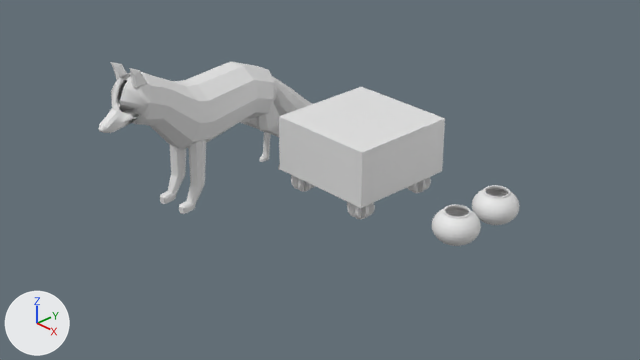
What one commit did to the Blender file Final Project/fox_scene1.blend.
Rendered twice from the file's camera 'Camera'. Lighting does not change. The marker at lower left points along +X, +Y and +Z.

The scene before the commit, as lines of its bpy script (objects in view):
```python
ob_cube = bpy.data.objects.new('Cube', me_cube)
ob_cube.location = (0.13, 0.12, 0.77)
ob_cube.scale = (1.0, 1.0, 0.5)
ob_fox = bpy.data.objects.new('Fox', me_fox_cylinder_001)
ob_fox.location = (-1.84, -1.26, -0.23)
ob_fox.rotation_euler = (1.571, 0.0, -3.075)  # degrees (90, 0, -176)
ob_fox.scale = (0.602, 0.602, 0.602)
ob_gocontainer1 = bpy.data.objects.new('GoContainer1', me_sphere_001)
ob_gocontainer1.location = (2.45, -0.04, 0.15)
ob_gocontainer1.scale = (-0.393, -0.393, -0.295)
ob_gocontainer2 = bpy.data.objects.new('GoContainer2', me_sphere_002)
ob_gocontainer2.location = (2.45, 0.96, 0.15)
ob_gocontainer2.scale = (-0.393, -0.393, -0.295)
ob_sphere_002 = bpy.data.objects.new('Sphere.002', me_sphere_003)
ob_sphere_002.location = (0.83, 0.82, 0.08)
ob_sphere_002.scale = (0.24, 0.24, 0.192)
ob_sphere_003 = bpy.data.objects.new('Sphere.003', me_sphere_004)
ob_sphere_003.location = (0.83, -0.58, 0.08)
ob_sphere_003.scale = (0.24, 0.24, 0.192)
ob_sphere_005 = bpy.data.objects.new('Sphere.005', me_sphere_006)
ob_sphere_005.location = (-0.57, -0.58, 0.08)
ob_sphere_005.scale = (0.24, 0.24, 0.192)
```
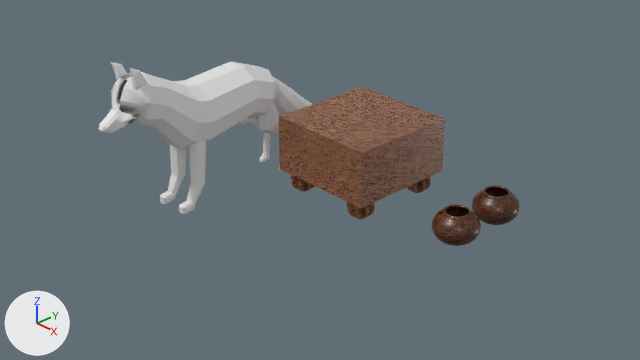
Boxes [x1, y1, x2, y2] around the edits, measured in the pictures (640 x 360 px):
'Cube', surface changed (white to brown)
    both: [279, 87, 445, 208]
'GoContainer1', recoloured (white to brown)
    both: [432, 205, 481, 246]
'GoContainer2', recoloured (white to brown)
    both: [472, 185, 519, 225]
'Grid', added
    after: [288, 88, 439, 149]
'Sphere.003', recoloured (grey to brown)
    both: [347, 202, 375, 219]
'Sphere.002', recoloured (grey to brown)
    both: [407, 177, 431, 193]
'Sphere.005', recoloured (grey to brown)
    both: [291, 175, 315, 191]

What changed in the scene script:
```text
Change mat_material_001:
    remove # nodes: BsdfPrincipled, OutputMaterial
    nodes: BsdfPrincipled, Mapping, OutputMaterial, TexCoord, TexNoise, TexVoronoi, ValToRGB x2
    colours: grey #767676, white #ffffff, black #000000, brown #834624, orange #bf8b68, beige #f5cbb2
Add mat_material_008:
    mat_material_008 = bpy.data.materials.new('Material.008')
    # nodes: BsdfPrincipled, Mapping, OutputMaterial, TexCoord, TexNoise, TexVoronoi, ValToRGB
    # colours: grey #767676, white #ffffff, black #000000, brown #834624, orange #bf8b68, beige #f5cbb2
Add mat_material_006:
    mat_material_006 = bpy.data.materials.new('Material.006')
    # nodes: BsdfPrincipled, Mapping, OutputMaterial, TexCoord, TexNoise, TexVoronoi, ValToRGB
    # colours: grey #767676, white #ffffff, black #000000, brown #834624, orange #bf8b68, beige #f5cbb2
Add mat_material_007:
    mat_material_007 = bpy.data.materials.new('Material.007')
    # nodes: BsdfPrincipled, Mapping, OutputMaterial, TexCoord, TexNoise, TexVoronoi, ValToRGB
    # colours: grey #767676, white #ffffff, black #000000, brown #834624, orange #bf8b68, beige #f5cbb2
Add mat_wood:
    mat_wood = bpy.data.materials.new('Wood')
    # nodes: BsdfPrincipled, Mapping, OutputMaterial, TexCoord, TexNoise, TexVoronoi, ValToRGB
    # colours: grey #9b9b9b, white #ffffff, black #000000, brown #834624, orange #bf8b68, beige #f5cbb2
Add mat_material_002:
    mat_material_002 = bpy.data.materials.new('Material.002')
    # nodes: BsdfPrincipled, Mapping, OutputMaterial, TexCoord, TexNoise, TexVoronoi, ValToRGB
    # colours: grey #9b9b9b, white #ffffff, black #000000, brown #834624, orange #bf8b68, beige #f5cbb2
Add mat_material_005:
    mat_material_005 = principled_material('Material.005')
    mat_material_005.base_color = (0.0, 0.0, 0.0)  # black #000000
Change me_sphere_001:
    where me_sphere_001.from_pydata(...)  # 384 vertices, 353 faces; spans x -1.0..1.0, y -1.0..1.0, z -0.92..0.83
    add me_sphere_001.materials.append(mat_material_002)
Change me_sphere_002:
    where me_sphere_002.from_pydata(...)  # 384 vertices, 353 faces; spans x -1.0..1.0, y -1.0..1.0, z -0.92..0.83
    add me_sphere_002.materials.append(mat_wood)
Change me_sphere_003:
    where me_sphere_003.from_pydata(...)  # 288 vertices, 146 faces; spans x -0.98..0.98, y -0.98..0.98, z -1.0..0.98
    add me_sphere_003.materials.append(mat_material_007)
Change me_sphere_004:
    where me_sphere_004.from_pydata(...)  # 288 vertices, 146 faces; spans x -0.98..0.98, y -0.98..0.98, z -1.0..0.98
    add me_sphere_004.materials.append(mat_material_006)
Change me_sphere_006:
    where me_sphere_006.from_pydata(...)  # 288 vertices, 146 faces; spans x -0.98..0.98, y -0.98..0.98, z -1.0..0.98
    add me_sphere_006.materials.append(mat_material_008)
Add me_grid_003:
    me_grid_003.from_pydata(...)  # 361 vertices, 324 faces; spans x -1.0..1.0, y -1.0..1.0, z 0.0
    me_grid_003.materials.append(mat_material_005)  # black #000000
Add ob_grid:
    ob_grid = bpy.data.objects.new('Grid', me_grid_003)
    ob_grid.location = (0.13, 0.12, 1.27)
    ob_grid.scale = (0.949, 0.949, 0.949)
    _m = ob_grid.modifiers.new('Wireframe', 'WIREFRAME')
    _m.thickness = 0.004
    _m.crease_weight = 2.0
```
